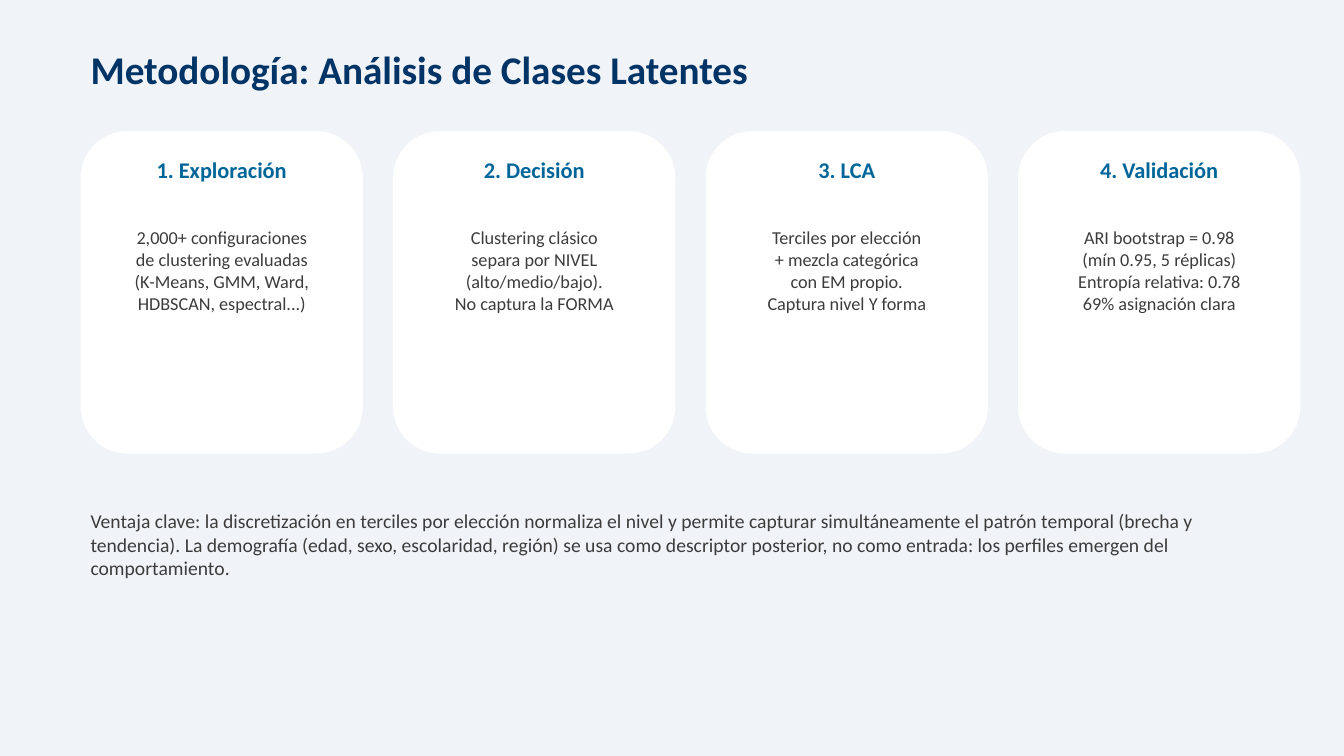
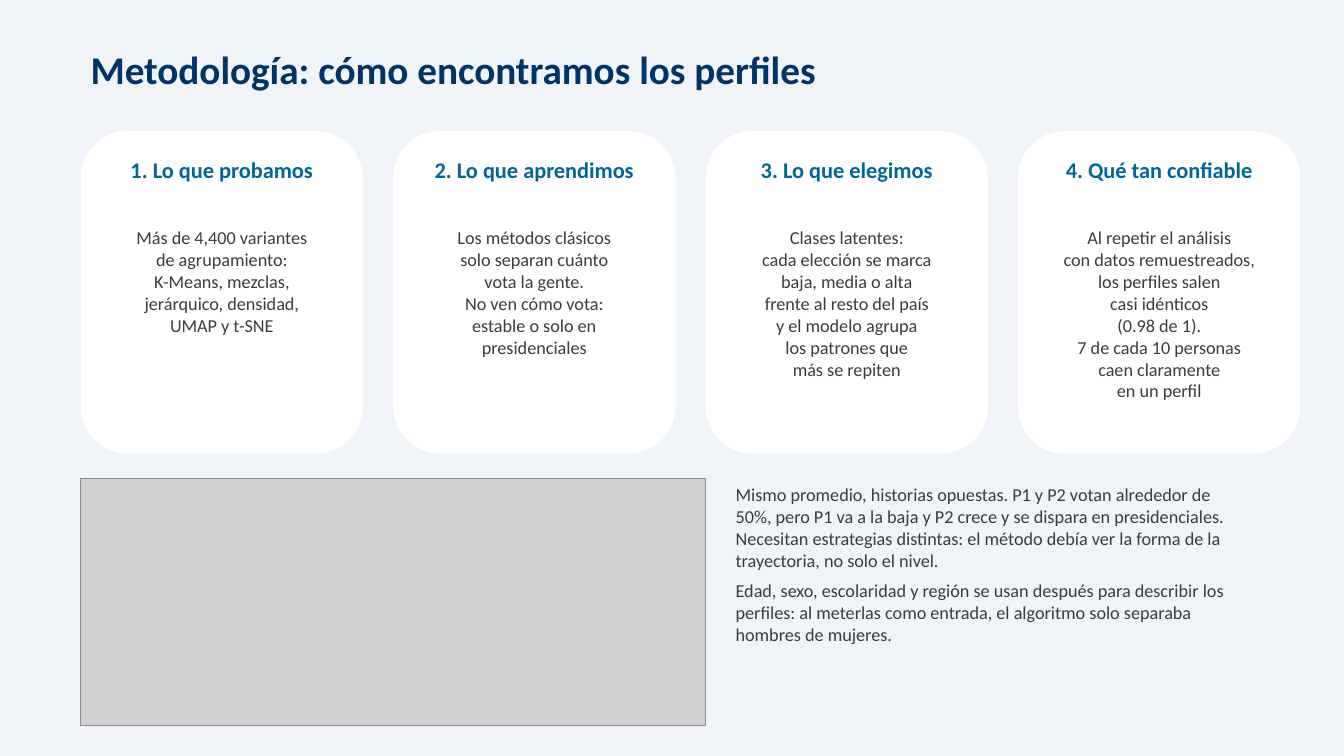
Before and after one commit to GuIsTyping/INE_HACKATHON, a slide deck: slide 4 of DATA/DOCS/presentacion_ejecutiva.pptx. Drawn at 1344x756 pixels with LibreOffice and Linux fonts; fonts in the diff are those of the drawing; grey boxes stand for pictures. Boxes give left, top, right and bottom in pixels: in the first picture for what was removed or moved away, otherwise in the second. Text is boxed around its words. In the diff, an @@ line names an element or a change of style, - is before the commit and + after.

Commit message:
Reporte tecnico mas claro, pendiente: generar el pdf del documento tecnico y actualizacion de las estrategias por perfil

```diff
--- a/DATA/DOCS/presentacion_ejecutiva.pptx
+++ b/DATA/DOCS/presentacion_ejecutiva.pptx
@@ text at (91, 56, 815, 91): text changed @@
-Metodología: Análisis de Clases Latentes
+Metodología: cómo encontramos los perfiles
@@ text at (130, 162, 313, 182): text changed @@
-1. Exploración
+1. Lo que probamos
@@ text at (435, 162, 633, 182): text changed @@
-2. Decisión
+2. Lo que aprendimos
@@ text at (761, 162, 932, 182): text changed @@
-3. LCA
+3. Lo que elegimos
@@ text at (1066, 162, 1252, 181): text changed @@
-4. Validación
+4. Qué tan confiable
@@ text at (136, 231, 307, 335): text changed @@
-2,000+ configuraciones
-de clustering evaluadas
-(K-Means, GMM, Ward,
-HDBSCAN, espectral...)
+Más de 4,400 variantes
+de agrupamiento:
+K-Means, mezclas,
+jerárquico, densidad,
+UMAP y t-SNE
@@ text at (457, 231, 611, 357): text changed @@
-Clustering clásico
-separa por NIVEL
-(alto/medio/bajo).
-No captura la FORMA
+Los métodos clásicos
+solo separan cuánto
+vota la gente.
+No ven cómo vota:
+estable o solo en
+presidenciales
@@ text at (762, 231, 932, 379): text changed @@
-Terciles por elección
-+ mezcla categórica
-con EM propio.
-Captura nivel Y forma
+Clases latentes:
+cada elección se marca
+baja, media o alta
+frente al resto del país
+y el modelo agrupa
+los patrones que
+más se repiten
@@ text at (1064, 231, 1255, 400): text changed @@
-ARI bootstrap = 0.98
-(mín 0.95, 5 réplicas)
-Entropía relativa: 0.78
-69% asignación clara
+Al repetir el análisis
+con datos remuestreados,
+los perfiles salen
+casi idénticos
+(0.98 de 1).
+7 de cada 10 personas
+caen claramente
+en un perfil
@@ picture added at (81, 479, 706, 726) @@
@@ text at (736, 488, 1224, 644): text changed; size 14 to 13 pt @@
-Ventaja clave: la discretización en terciles por elección normaliza el nivel y permite capturar simultáneamente el patrón temporal (brecha y tendencia). La demografía (edad, sexo, escolaridad, región) se usa como descriptor posterior, no como entrada: los perfiles emergen del comportamiento.
+Mismo promedio, historias opuestas. P1 y P2 votan alrededor de 50%, pero P1 va a la baja y P2 crece y se dispara en presidenciales. Necesitan estrategias distintas: el método debía ver la forma de la trayectoria, no solo el nivel.
+Edad, sexo, escolaridad y región se usan después para describir los perfiles: al meterlas como entrada, el algoritmo solo separaba hombres de mujeres.
```
Also in this commit, not shown: 5 other slides changed, 4 other files.
